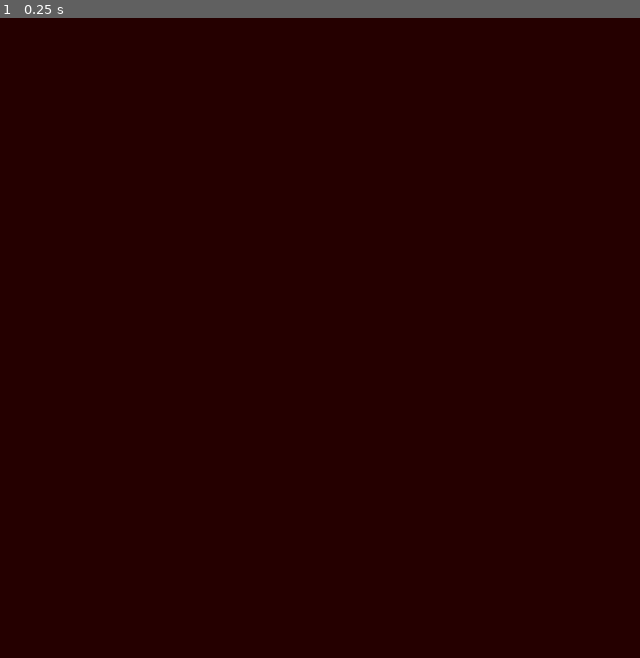
Above: before the commit, frame 1.
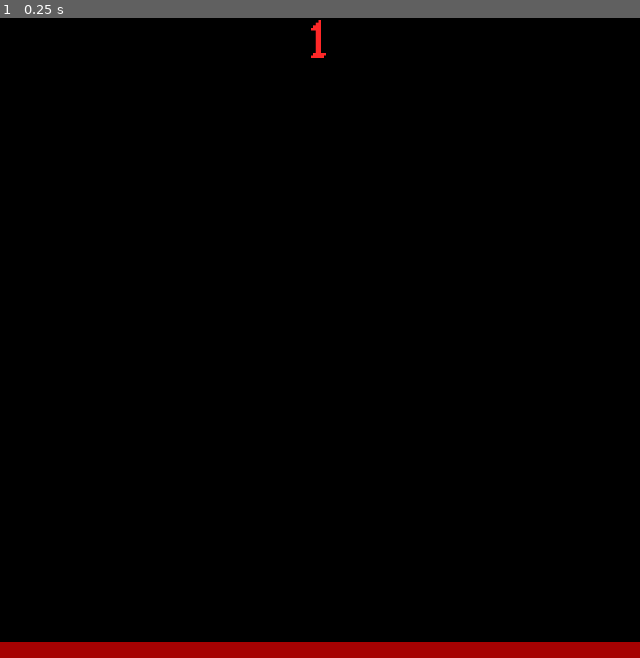
Above: after the commit, the same moment.

Repository: hughbagan/tob
Game: Godot game, scene res://scenes/Level.tscn
Two runs of this game, one before a commit and one after it. Both use one fixed random seed, a clock stepped at 60 frames per second and the inputs below. This scene is started directly instead of the project's main scene. Sound files missing from this copy of the repository are replaced by a short silence.
Inputs:
- Up to frame 1 (0.25 s): no input

The runs differ from the first frame. In frame 1, 100% of the frame differs, in the area x 0-100%, y 0-100%.

Commit message:
Added 20 permutations of tile navmesh
Sadly there are at least 16 more, perhaps even more than that.
Does this solution still make sense?

Diff:
--- a/autoload/Global.gd
+++ b/autoload/Global.gd
@@ -6,31 +6,84 @@
 const ENEMY_TANK_SCENE:PackedScene = preload("res://scenes/entities/TankEnemy.tscn")
 const ENEMY_SHOOT_SCENE:PackedScene = preload("res://scenes/entities/ShootEnemy.tscn")
 const LAMP_SCENE:PackedScene = preload("res://scenes/entities/Lamp.tscn")
+
 const LEVEL_FLOOR_TILE_ID:int = 0
 const LEVEL_WALL_TILE_ID:int = 1
 const LEVEL_ENEMY_TILE_ID:int = 2
 const LEVEL_LAMP_TILE_ID:int = 3
+
 enum NAV_TILES {
 	NORTHWEST,
 	NORTH,
 	NORTHEAST,
+	WEST,
+	EMPTY,
 	EAST,
 	SOUTHEAST,
 	SOUTH,
 	SOUTHWEST,
-	WEST
+	NORTHWEST_NARROW,
+	NORTH_NARROW,
+	NORTHEAST_NARROW,
+	WEST_NARROW,
+	EMPTY_NARROW,
+	EAST_NARROW,
+	SOUTHEAST_NARROW,
+	SOUTH_NARROW,
+	SOUTHWEST_NARROW,
+	EASTWEST_NARROW,
+	NORTHSOUTH_NARROW
+}
+const E:int = LEVEL_FLOOR_TILE_ID
+const W:int = LEVEL_WALL_TILE_ID
+const N = null # anything; doesn't matter what the tile is
+const NAV_CRITERIA:Dictionary = {
+	# Defines the surrounding 8 tiles for each navmesh tile (1=wall, 0=empty)
+	[N, W, N, W, E, N, E, E]: NAV_TILES.NORTHWEST,
+	[N, W, N, E, E, E, E, E]: NAV_TILES.NORTH,
+	[N, W, N, E, W, E, E, N]: NAV_TILES.NORTHEAST,
+	[N, E, E, W, E, N, E, E]: NAV_TILES.WEST,
+	[E, E, E, E, E, E, E, E]: NAV_TILES.EMPTY,
+	[E, E, N, E, W, E, E, N]: NAV_TILES.EAST,
+	[N, E, E, W, E, N, W, N]: NAV_TILES.SOUTHWEST,
+	[E, E, E, E, E, N, W, N]: NAV_TILES.SOUTH,
+	[E, E, N, E, W, N, W, N]: NAV_TILES.SOUTHEAST,
+	[N, W, N, W, E, N, E, W]: NAV_TILES.NORTHWEST_NARROW,
+	[N, W, N, E, E, W, E, W]: NAV_TILES.NORTH_NARROW,
+	[N, W, N, E, W, W, E, N]: NAV_TILES.NORTHEAST_NARROW,
+	[N, E, W, W, E, N, E, W]: NAV_TILES.WEST_NARROW,
+	[W, E, W, E, E, W, E, W]: NAV_TILES.EMPTY_NARROW,
+	[W, E, N, E, W, W, E, N]: NAV_TILES.EAST_NARROW,
+	[N, E, W, W, E, N, W, N]: NAV_TILES.SOUTHWEST_NARROW,
+	[W, E, W, E, E, N, W, N]: NAV_TILES.SOUTH_NARROW,
+	[W, E, N, E, W, N, W, N]: NAV_TILES.SOUTHEAST_NARROW,
+	[N, W, N, E, E, N, W, N]: NAV_TILES.EASTWEST_NARROW,
+	[N, E, N, W, W, N, E, N]: NAV_TILES.NORTHSOUTH_NARROW
 }
 const NAV_TILEMAP:Dictionary = {
     # Corresponds to the navigation tile IDs in level-tileset.tres
-	NAV_TILES.NORTHWEST: 	4,
-	NAV_TILES.NORTH: 		5,
-	NAV_TILES.NORTHEAST: 	6,
-	NAV_TILES.EAST: 		7,
-	NAV_TILES.SOUTHEAST: 	8,
-	NAV_TILES.SOUTH: 		9,
-	NAV_TILES.SOUTHWEST: 	10,
-	NAV_TILES.WEST: 		11
+	NAV_TILES.NORTHWEST: 			0,
+	NAV_TILES.NORTH: 				1,
+	NAV_TILES.NORTHEAST: 			2,
+	NAV_TILES.WEST: 				3,
+	NAV_TILES.EMPTY: 				4,
+	NAV_TILES.EAST: 				5,
+	NAV_TILES.SOUTHWEST: 			6,
+	NAV_TILES.SOUTH: 				7,
+	NAV_TILES.SOUTHEAST: 			8,
+	NAV_TILES.NORTHWEST_NARROW: 	9,
+	NAV_TILES.NORTH_NARROW: 		10,
+	NAV_TILES.NORTHEAST_NARROW: 	11,
+	NAV_TILES.WEST_NARROW: 			12,
+	NAV_TILES.EMPTY_NARROW: 		13,
+	NAV_TILES.EAST_NARROW: 			14,
+	NAV_TILES.SOUTHWEST_NARROW: 	15,
+	NAV_TILES.SOUTH_NARROW: 		16,
+	NAV_TILES.SOUTHEAST_NARROW: 	17,
+	NAV_TILES.EASTWEST_NARROW: 		18,
+	NAV_TILES.NORTHSOUTH_NARROW: 	19
 }
+
 const PLAYER_MAX_HP:float = 100.0
 var player_hp:float = PLAYER_MAX_HP
 
--- a/scenes/Level.gd
+++ b/scenes/Level.gd
@@ -1,6 +1,4 @@
 class_name Level extends Node2D
-
-
 
 onready var generator:Node2D = $WFCGenerator
 onready var sample_tilemap:TileMap = $WFCGenerator/Sample
@@ -52,7 +50,7 @@
 			# Spawn entities from tilemap
 			var tile:int = target_tilemap.get_cell(x, y)
 			if tile == Global.LEVEL_ENEMY_TILE_ID:
-				envelope_tilemap.set_cell(x+1, y+1, Global.LEVEL_FLOOR_TILE_ID)
+				target_tilemap.set_cell(x, y, Global.LEVEL_FLOOR_TILE_ID)
 
 				# Select an enemy type to spawn
 				var enemy
@@ -69,17 +67,43 @@
 				enemy.global_position = _place_centered_tile(Vector2(x, y))
 				entities.add_child(enemy)
 			elif tile == Global.LEVEL_LAMP_TILE_ID:
-				target_tilemap.set_cell(x+1, y+1, Global.LEVEL_FLOOR_TILE_ID)
+				target_tilemap.set_cell(x, y, Global.LEVEL_FLOOR_TILE_ID)
 				var lamp = Global.LAMP_SCENE.instance()
 				lamp.global_position = _place_centered_tile(Vector2(x, y))
 				entities.add_child(lamp)
 
-			# Setup the navmesh
-			# for x_off in []
-
 	# Setup the navmesh
 	navigation_tilemap.clear()
-
+	for y in range(height):
+		for x in range(width):
+			var tile:int = target_tilemap.get_cell(x, y)
+			if tile == Global.LEVEL_FLOOR_TILE_ID:
+				var navtile_found:bool = false
+				var neighbours:Array = []
+				for y_off in [-1, 0, 1]:
+					for x_off in [-1, 0, 1]:
+						if y_off == 0 and x_off == 0:
+							continue
+						neighbours.append(target_tilemap.get_cell(x+x_off, y+y_off))
+				# TODO: could a smarter mapping be done so we don't have to
+				# iterate over NAV_CRITERIA ?
+				for set in Global.NAV_CRITERIA.keys():
+					var satisfied:bool = true
+					for t in set.size():
+						if set[t] == Global.N:
+							continue
+						if set[t] != neighbours[t]:
+							if neighbours[t] >= 0:
+								satisfied = false
+								break
+					if satisfied:
+						navigation_tilemap.set_cell(
+							x,
+							y,
+							Global.NAV_TILEMAP[Global.NAV_CRITERIA[set]])
+						navtile_found = true
+						break
+				assert(navtile_found, "no match found for tile "+str(x)+","+str(y)+" with neighbours: "+str(neighbours))
 
 	# Setup the player
 	player.tilemap = target_tilemap
--- a/scenes/Level.tscn
+++ b/scenes/Level.tscn
@@ -55,6 +55,7 @@
 percent_visible = false
 
 [node name="RedRect" type="ColorRect" parent="GUI"]
+visible = false
 anchor_right = 1.0
 anchor_bottom = 1.0
 color = Color( 0.145098, 0, 0, 1 )
